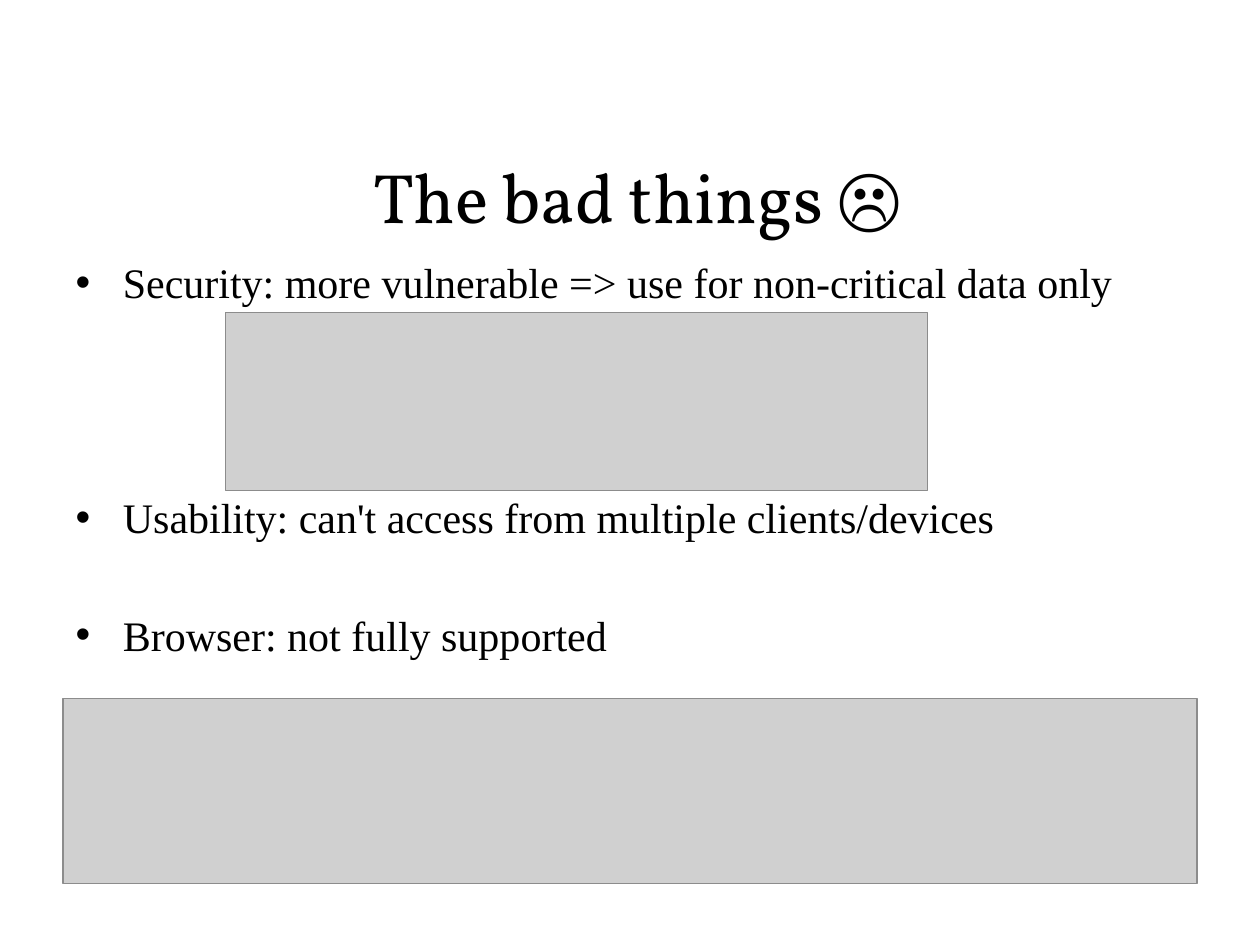
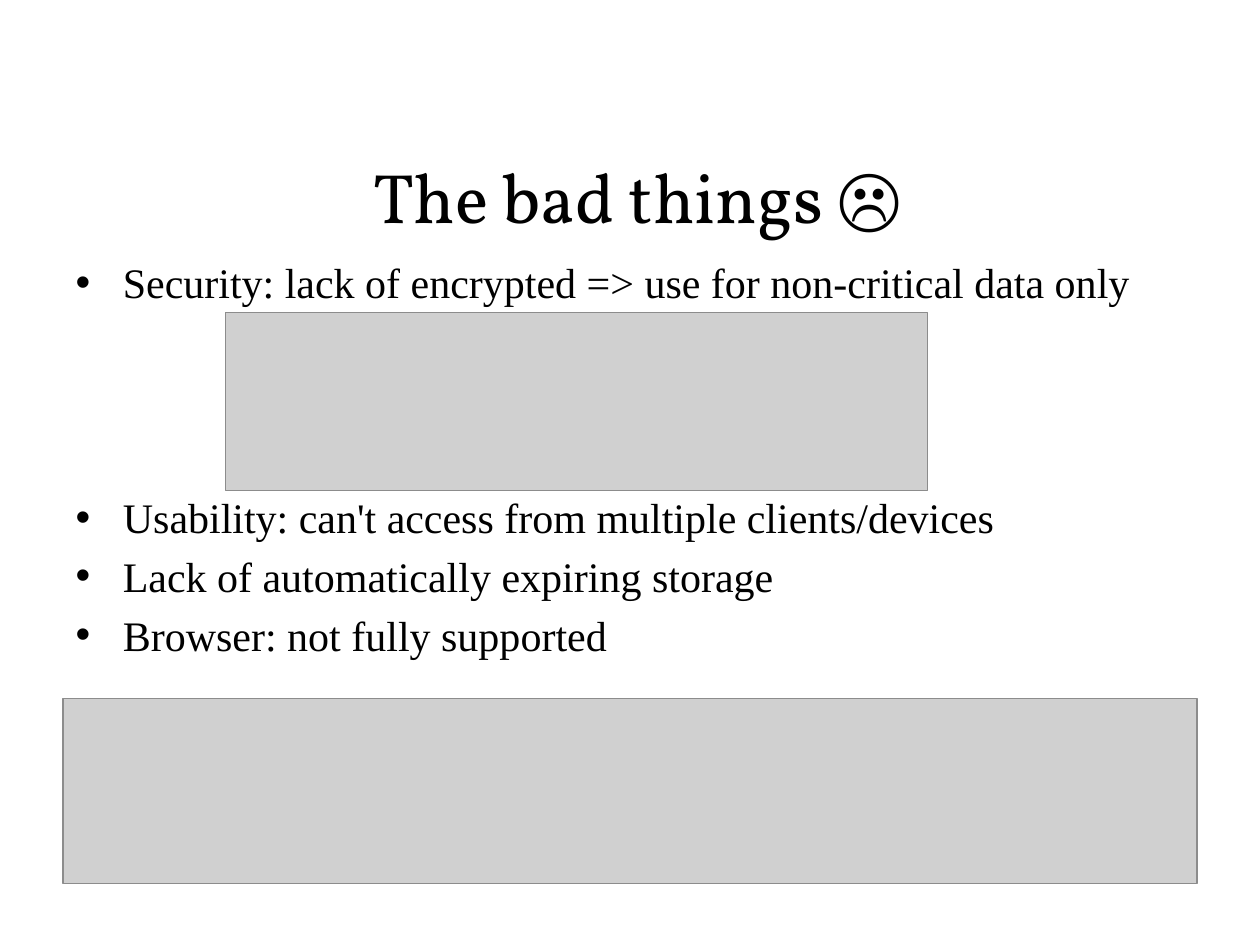
Before and after one commit to sonvq-qsoftvn/htmltraining, a slide deck: slide 8 of QSoftVietnam_SlideTemplate2014- Sonvq.pptx. Drawn at 1260x945 pixels with LibreOffice and Linux fonts; fonts in the diff are those of the drawing; grey boxes stand for pictures; background and template pictures are left out. Boxes give left, top, right and bottom in pixels: in the first picture for what was removed or moved away, otherwise in the second. Text is boxed around its words. In the diff, an @@ line names an element or a change of style, - is before the commit and + after.

Commit message:
commit slide

```diff
--- a/QSoftVietnam_SlideTemplate2014- Sonvq.pptx
+++ b/QSoftVietnam_SlideTemplate2014- Sonvq.pptx
@@ text at [123, 268, 1130, 307]: text changed @@
-• Security: more vulnerable => use for non-critical data only
+• Security: lack of encrypted => use for non-critical data only
@@ text at [123, 562, 773, 601]: paragraph added @@
+• Lack of automatically expiring storage
```
Also in this commit, not shown: 23 other slides changed, 1 slide added, 1 other file.
